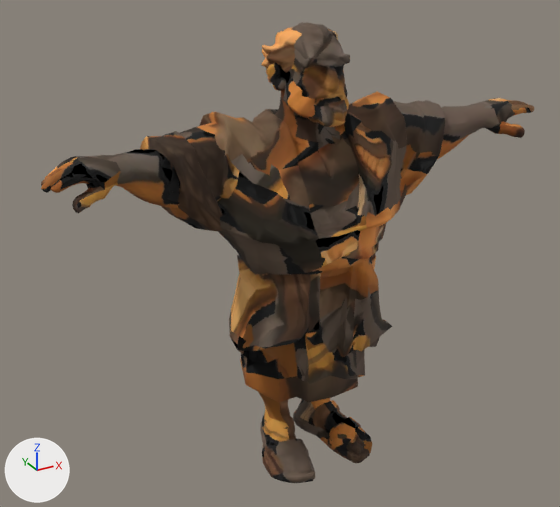
Renders of the glTF model assets-vila/personagens/robusto.glb from each side of a commit.
Both versions are drawn from a 50 mm camera at (-1.297, -2.155, 1.895) aimed at (-0.082, 0.056, 0.789). The lights are fixed; the arrows at lower left show +X, +Y and +Z. The first picture is the older version. Vertices at exactly the same position are counted once.

Before the edit, the objects in view are built like this:
```python
me_npc_robusto = bpy.data.meshes.new('NPC_Robusto')
me_npc_robusto.from_pydata(...)  # 7514 vertices, 15007 faces; spans x -0.9..0.91, y -0.23..0.27, z -0.01..1.58
me_npc_robusto.materials.append(mat_mat_robusto)
ob_npc_robusto = bpy.data.objects.new('NPC_Robusto', me_npc_robusto)
ob_npc_robusto.location = (0.0, 0.0, 0.0)
```
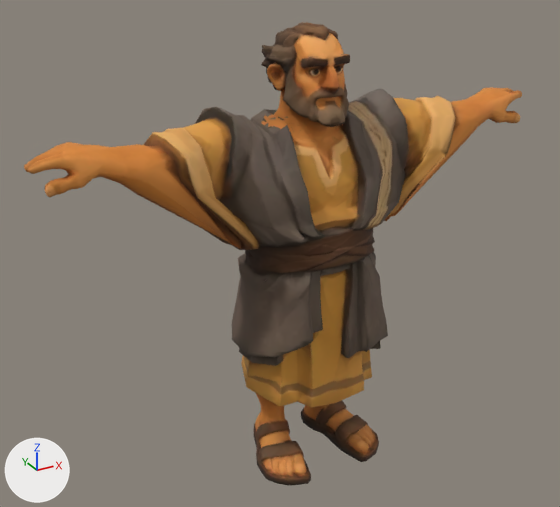
Boxes [x1, y1, x2, y2] around the edits, measured in the pictures (560 x 507 px; the box of a moved part takes in the faces that stretch with it):
'NPC_Robusto', reshaped, surface changed
    before: [41, 22, 534, 483]
    after: [24, 22, 522, 485]
part 1 of me_npc_robusto, moved or reshaped
    before: [41, 92, 534, 483]
    after: [24, 87, 522, 485]
part 2 of me_npc_robusto, surface changed
    before: [41, 22, 534, 483]
    after: [24, 22, 522, 485]

What changed in the scene script:
```text
Change me_npc_robusto:
    used by ob_npc_robusto; location = (0.0, 0.0, 0.0)
    remove me_npc_robusto.from_pydata(...)  # 7514 vertices, 15007 faces; spans x -0.9..0.91, y -0.23..0.27, z -0.01..1.58
    add me_npc_robusto.from_pydata(...)  # 7514 vertices, 15007 faces; spans x -0.92..0.92, y -0.26..0.24, z 0.0..1.58
    me_npc_robusto part 1: 3282 of 7514 vertices moved; they spanned x -0.9..0.91, y -0.23..0.27, z -0.01..1.32 and now span x -0.92..0.92, y -0.26..0.24, z 0.0..1.34; mean shift (0.0, 0.0, 0.0); largest move (0.54, -0.05, 1.09) -> (0.29, -0.06, 0.88)
    me_npc_robusto part 2: texture (UV) coordinates of 15007 of 15007 faces, centred in x -0.9..0.9, y -0.23..0.27, z -0.01..1.58, changed; they spanned u 0.0..1.0, v 0.0..1.0 and now span u 0.0..1.0, v 0.0..0.99
```
